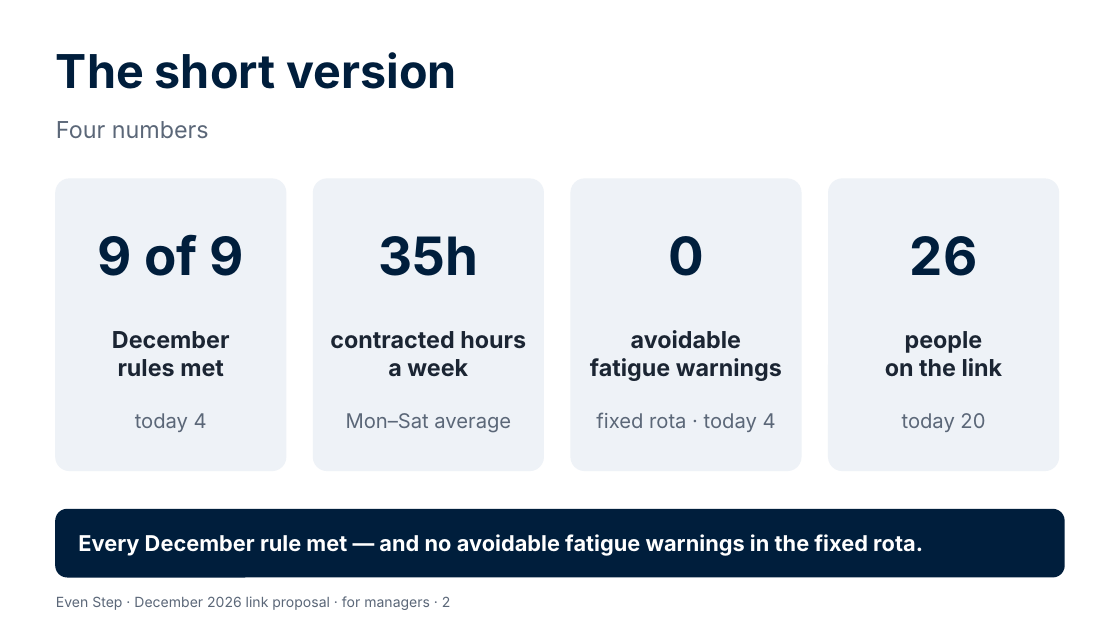
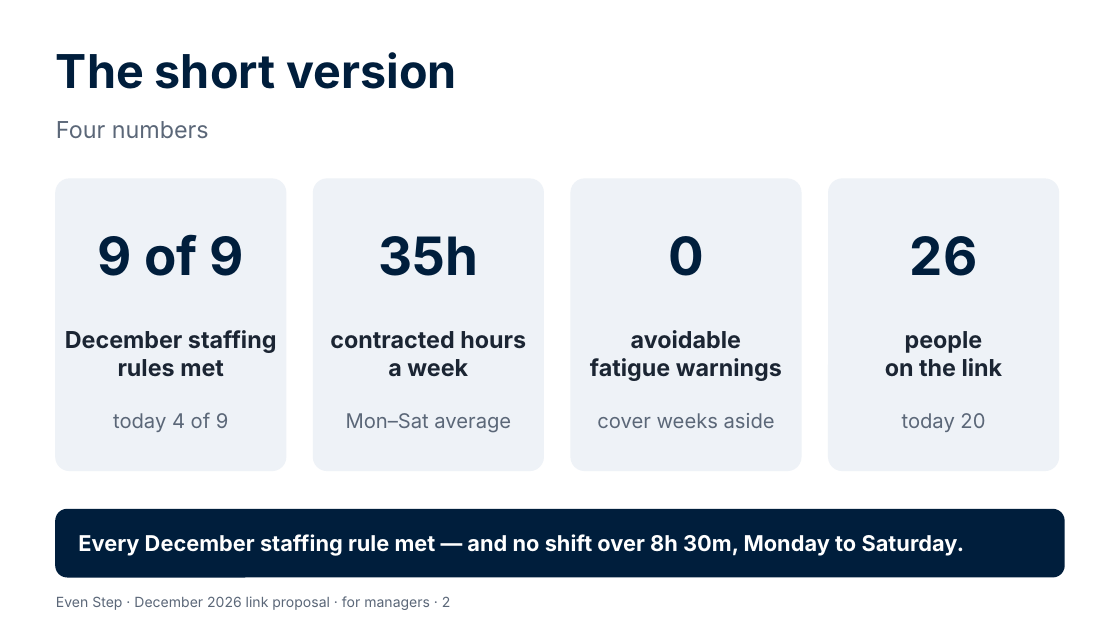
Before and after one commit to Garethdavidmiller/roster-app, a slide deck: slide 2 of docs/links-26/presentations/Even-Step-for-managers.pptx. Drawn at 1120x630 pixels with LibreOffice and Linux fonts; fonts in the diff are those of the drawing. Boxes give left, top, right and bottom in pixels: in the first picture for what was removed or moved away, otherwise in the second. Text is boxed around its words. In the diff, an @@ line names an element or a change of style, - is before the commit and + after.

```diff
--- a/docs/links-26/presentations/Even-Step-for-managers.pptx
+++ b/docs/links-26/presentations/Even-Step-for-managers.pptx
@@ text at <box>65,330,277,377</box>: text changed @@
-December
-rules met
+December staffing
+rules met
@@ text at <box>113,412,229,432</box>: text changed @@
-today 4
+today 4 of 9
@@ text at <box>597,413,775,428</box>: text changed @@
-fixed rota · today 4
+cover weeks aside
@@ text at <box>78,534,965,556</box>: text changed @@
-Every December rule met — and no avoidable fatigue warnings in the fixed rota.
+Every December staffing rule met — and no shift over 8h 30m, Monday to Saturday.
```
Also in this commit, not shown: 9 other slides changed, 9 other files.
